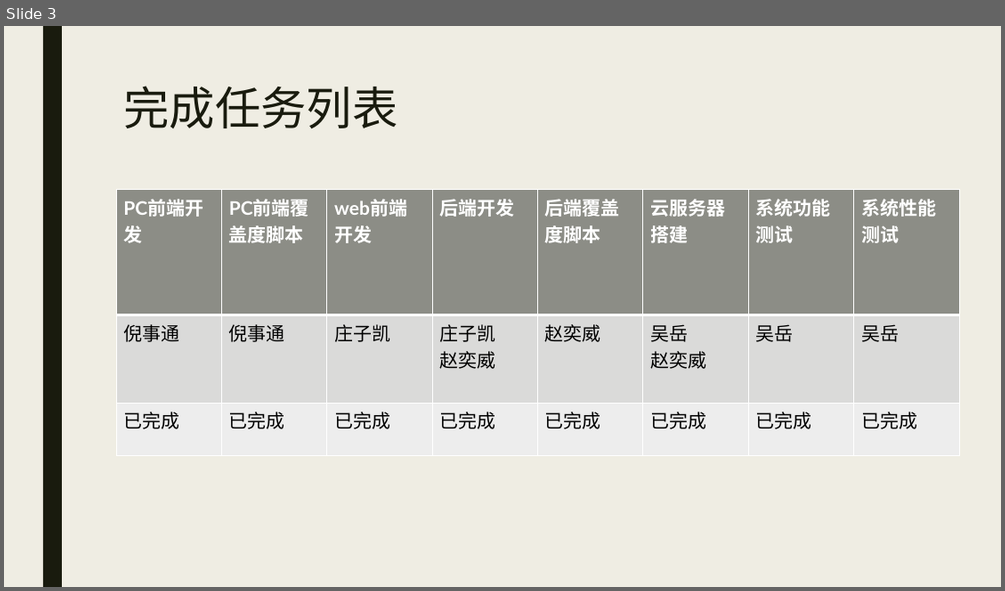
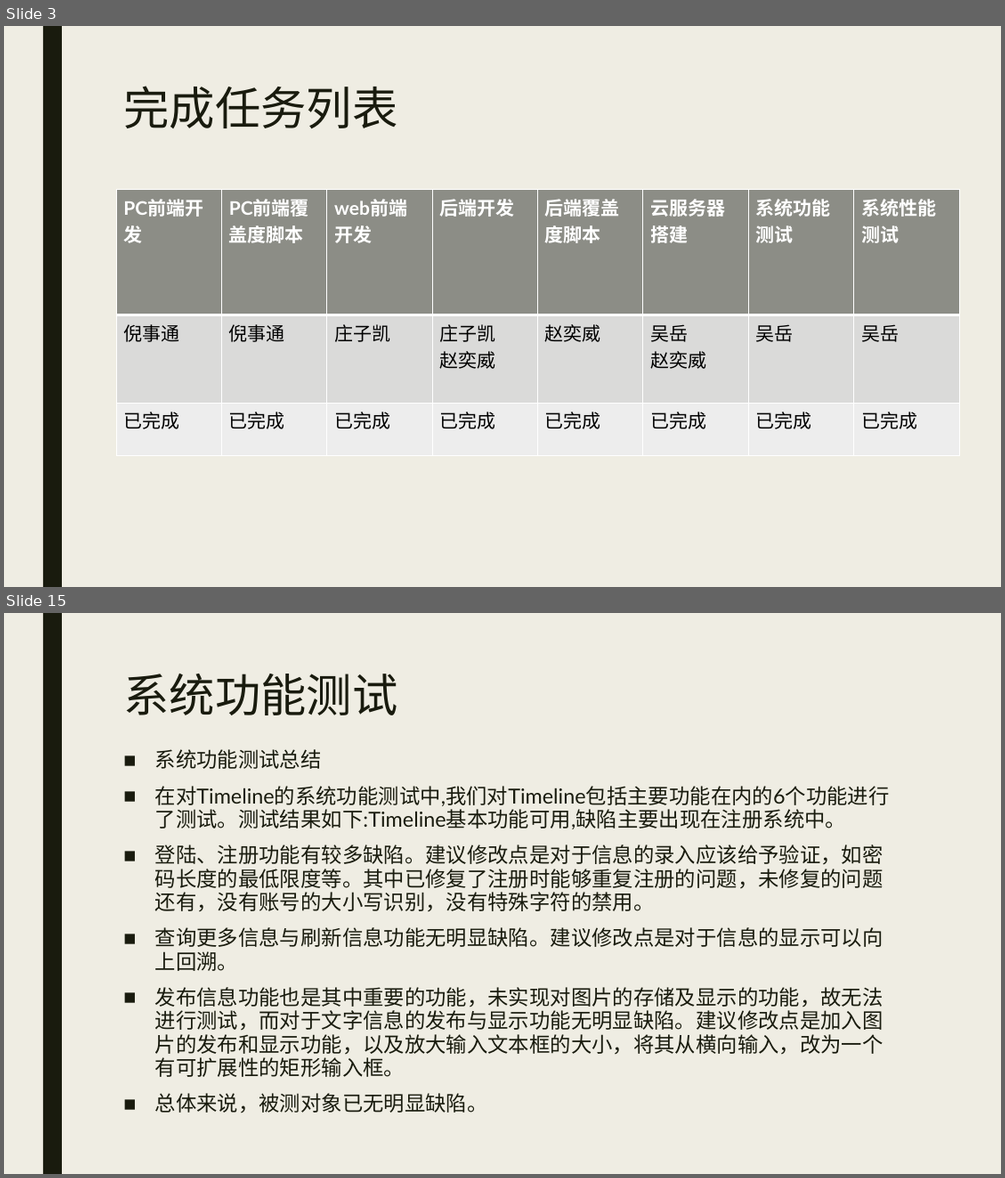
Before and after one commit to DestinyCoderWY/Timeline, a slide deck: 7.展示PPT/Timeline展示PPT.pptx. Shown one above the other, each under a label of ours: slide 3 before the commit, slides 3 and 15 after it; the slides between them are not shown. The pictures are 1005x591 and 1005x1178 pixels, drawn with LibreOffice and Linux fonts; fonts in the diff are those of the drawing. Boxes give left, top, right and bottom in pixels: in the first picture for what was removed or moved away, otherwise in the second. Text is boxed around its words. In the diff, an @@ line names an element or a change of style, - is before the commit and + after.

```diff
--- a/7.展示PPT/Timeline展示PPT.pptx
+++ b/7.展示PPT/Timeline展示PPT.pptx
@@ slide 15 added at <box>4,613,1001,1174</box>, background #EFEDE3; not listed: 1 template element that a slide beside it also shows @@
@@ title added at <box>123,674,397,715</box>, 44 pt, text #191B0E @@
+系统功能测试
@@ text added at <box>155,749,890,1113</box>, 20 pt, text #191B0E @@
+■ 系统功能测试总结
+■ 在对Timeline的系统功能测试中,我们对Timeline包括主要功能在内的6个功能进行了测试。测试结果如下:Timeline基本功能可用,缺陷主要出现在注册系统中。
+■ 登陆、注册功能有较多缺陷。建议修改点是对于信息的录入应该给予验证，如密码长度的最低限度等。其中已修复了注册时能够重复注册的问题，未修复的问题还有，没有账号的大小写识别，没有特殊字符的禁用。
+■ 查询更多信息与刷新信息功能无明显缺陷。建议修改点是对于信息的显示可以向上回溯。
+■ 发布信息功能也是其中重要的功能，未实现对图片的存储及显示的功能，故无法进行测试，而对于文字信息的发布与显示功能无明显缺陷。建议修改点是加入图片的发布和显示功能，以及放大输入文本框的大小，将其从横向输入，改为一个有可扩展性的矩形输入框。
+■ 总体来说，被测对象已无明显缺陷。
```
Also in this commit, not shown: 3 slides changed, 15 other slides added, 19 slides removed, 1 other file.
